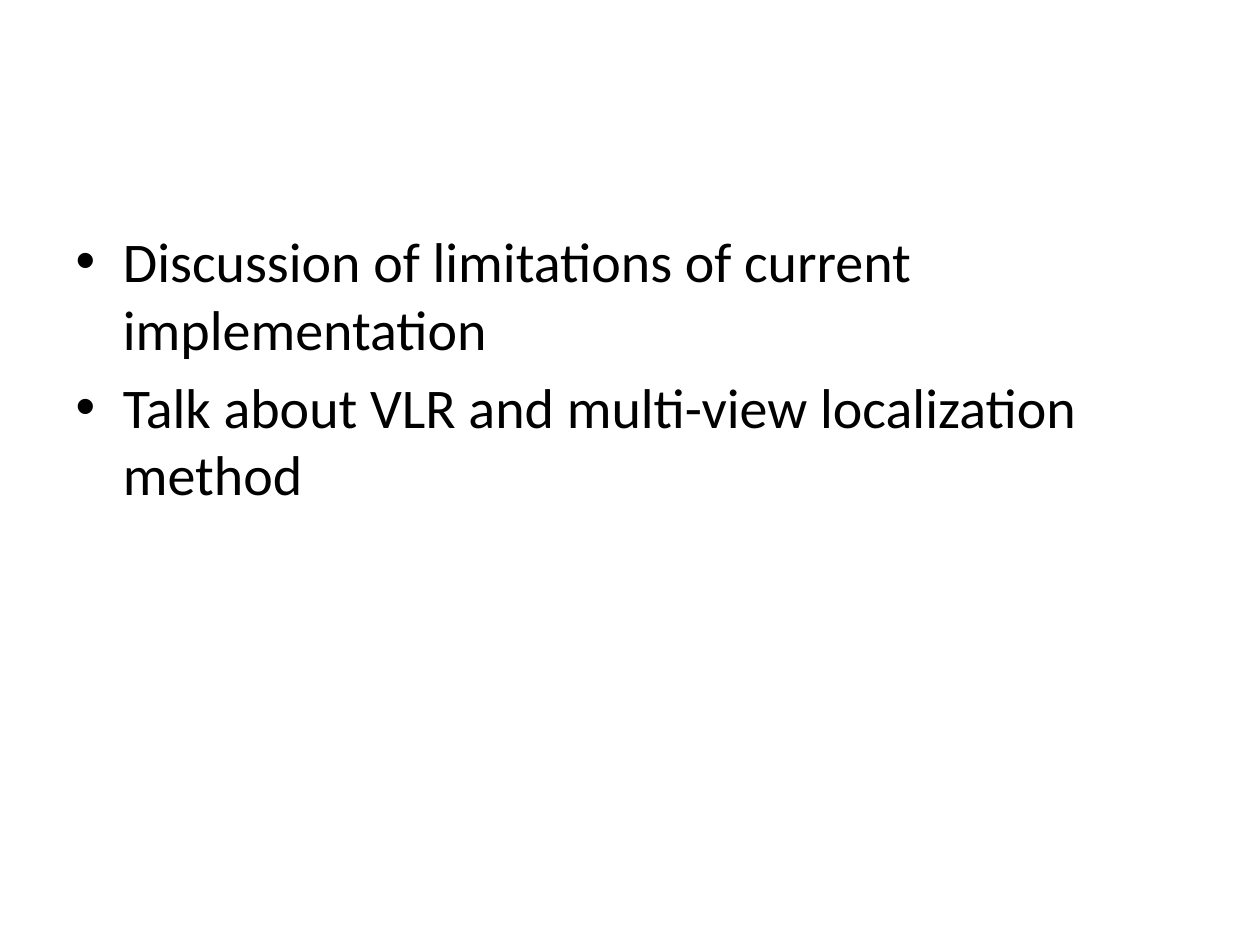
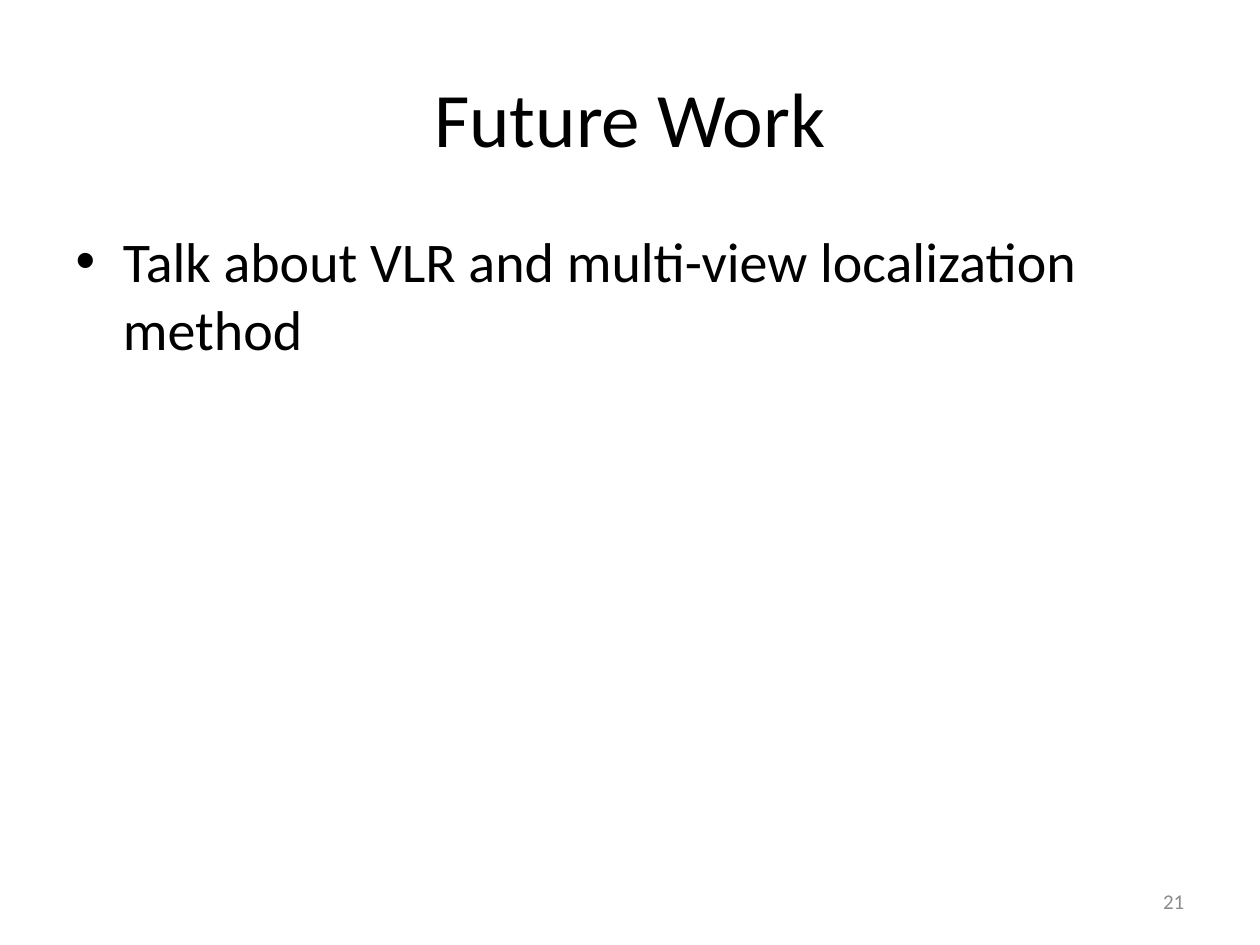
Before and after one commit to ryanjulian/manuscript-aamas2013, a slide deck: slide 21 of presentation/AAMAS_2013.pptx. Drawn at 1260x945 pixels with LibreOffice and Linux fonts; fonts in the diff are those of the drawing. Boxes give left, top, right and bottom in pixels: in the first picture for what was removed or moved away, otherwise in the second. Text is boxed around its words. In the diff, an @@ line names an element or a change of style, - is before the commit and + after.

```diff
--- a/presentation/AAMAS_2013.pptx
+++ b/presentation/AAMAS_2013.pptx
@@ title added at box(434, 93, 826, 148), 44 pt, text #000000 @@
+Future Work
@@ text at box(123, 243, 911, 359): paragraph removed @@
-• Discussion of limitations of current implementation
@@ page number added at box(1163, 895, 1184, 909), 12 pt, text #8C8C8C @@
+21
```
Also in this commit, not shown: 20 other slides changed, 2 slides added, 2 slides removed, 1 other file.
